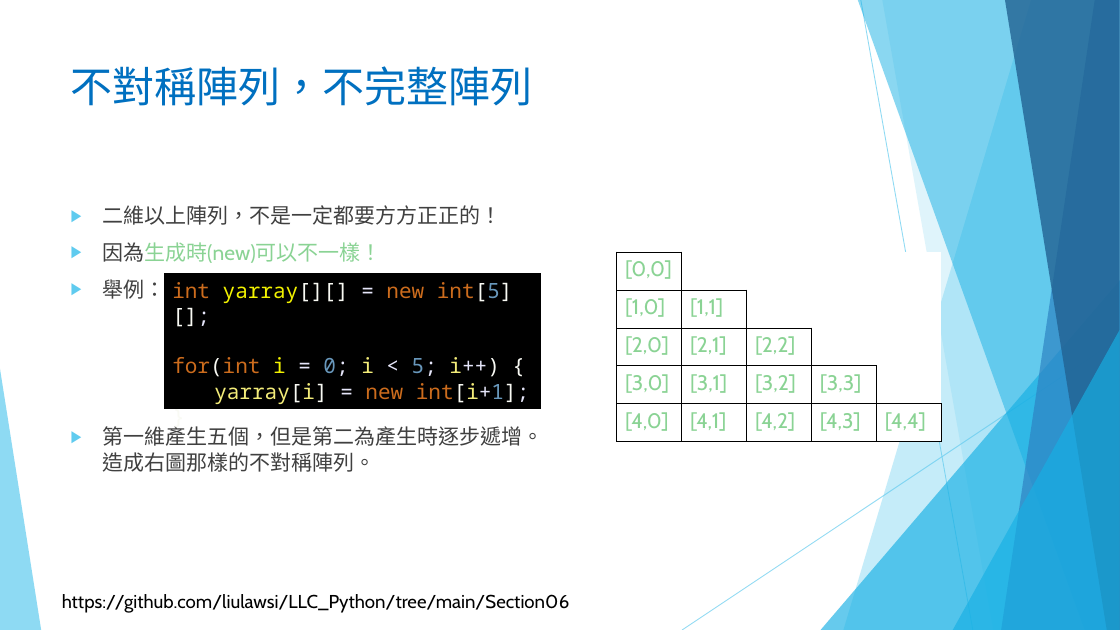
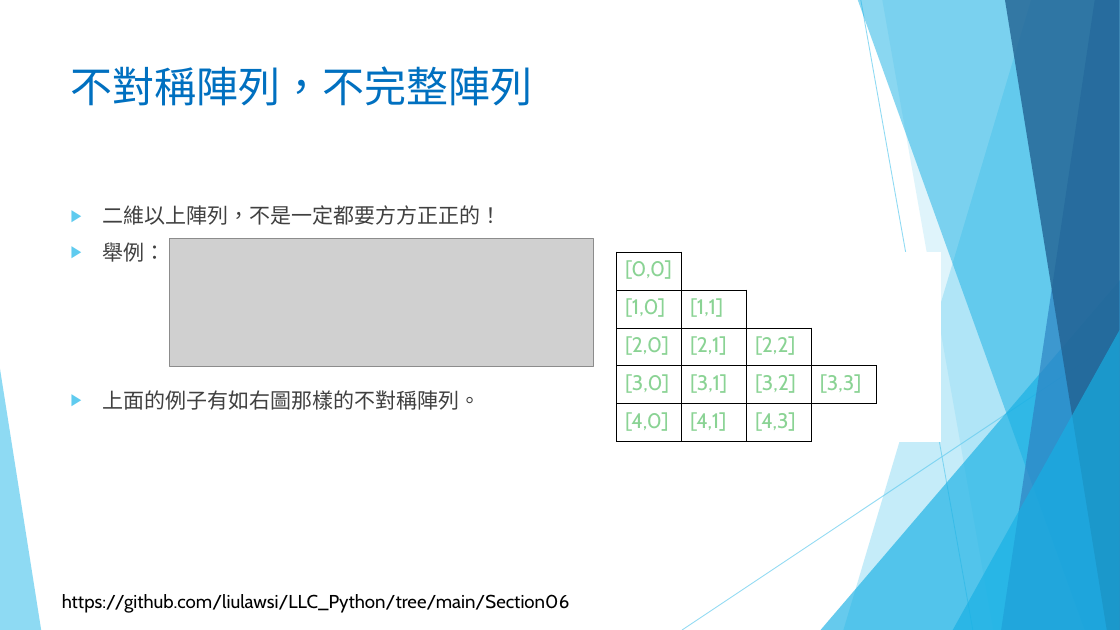
Before and after one commit to liulawsi/My_PPTs, a slide deck: slide 35 of LCC/Python/06_串列(List)一定要認識.pptx (slide 36 before the commit). Drawn at 1120x630 pixels with LibreOffice and Linux fonts; fonts in the diff are those of the drawing; grey boxes stand for pictures; background and template pictures are left out. Boxes give left, top, right and bottom in pixels: in the first picture for what was removed or moved away, otherwise in the second. Text is boxed around its words. In the diff, an @@ line names an element or a change of style, - is before the commit and + after.

```diff
--- a/LCC/Python/06_串列(List)一定要認識.pptx
+++ b/LCC/Python/06_串列(List)一定要認識.pptx
@@ picture added at (170,239,593,366) @@
@@ text at (102,242,382,263): paragraph removed @@
-▶ 因為生成時(new)可以不一樣！
@@ table at (617,252,940,442) @@
-row 5: [4,0] | [4,1] | [4,2] | [4,3] | [4,4]
+row 5: [4,0] | [4,1] | [4,3] |  | 
@@ borders changed @@
@@ rectangle removed at (164,273,541,409) @@
-int yarray[][] = new int[5][];
-for(int i = 0; i < 5; i++) {
-yarray[i] = new int[i+1];
-}
@@ text at (102,390,480,410): text changed @@
-▶ 第一維產生五個，但是第二為產生時逐步遞增。
-  造成右圖那樣的不對稱陣列。
+▶ 上面的例子有如右圖那樣的不對稱陣列。
```
Also in this commit, not shown: 8 other slides changed, 5 slides added, 4 slides removed, 2 other files.
